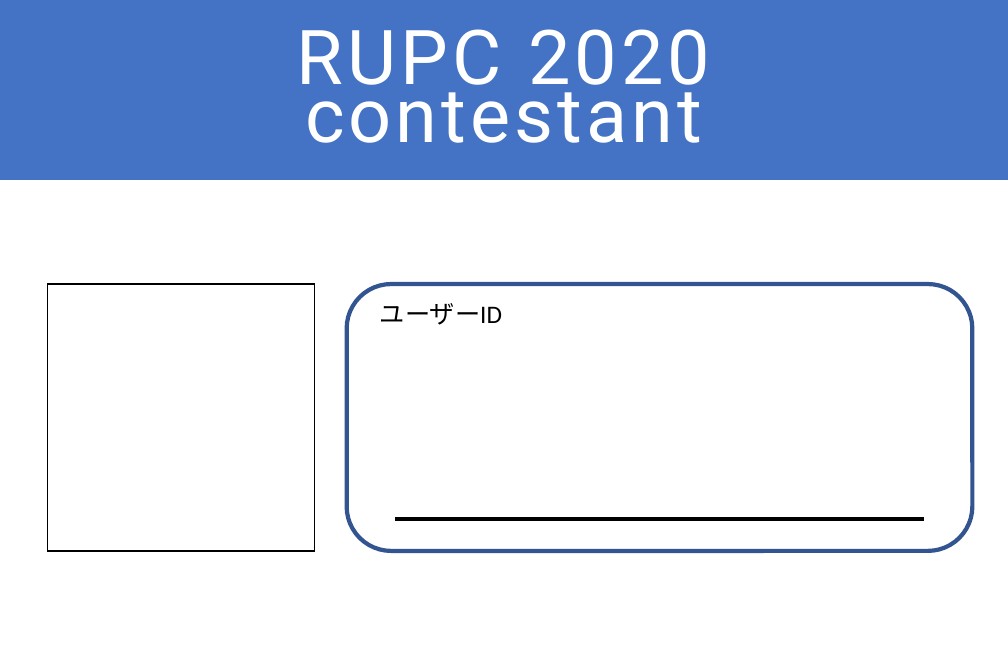
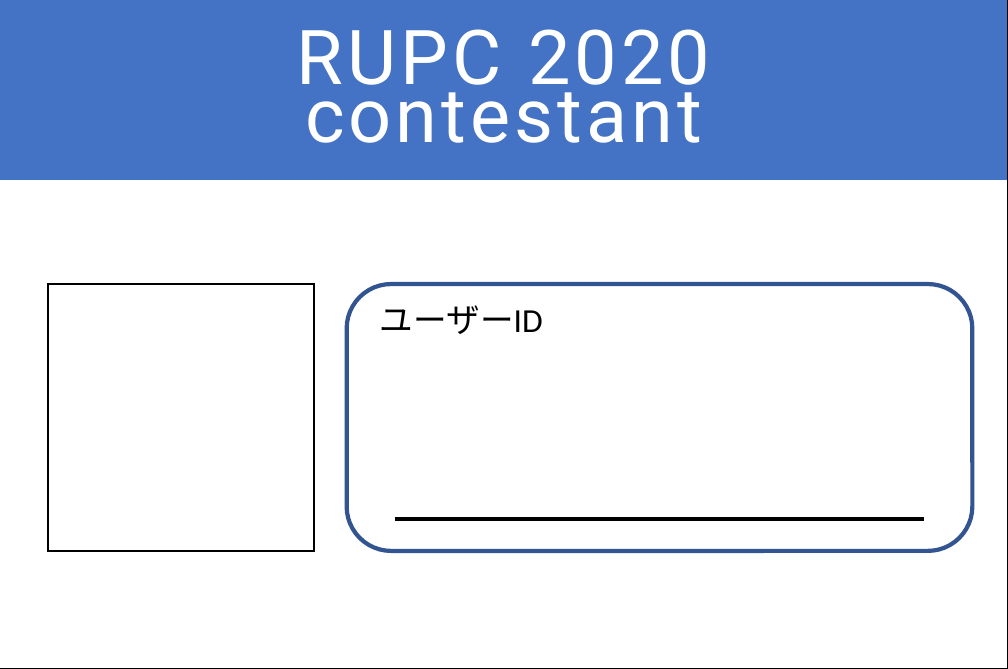
Before and after one commit to xryuseix/NAFUDA-generator, a slide deck: slide 1 of storage/default_images/template.pptx. Drawn at 1008x669 pixels with LibreOffice and Linux fonts; fonts in the diff are those of the drawing. Boxes give left, top, right and bottom in pixels: in the first picture for what was removed or moved away, otherwise in the second. Text is boxed around its words. In the diff, an @@ line names an element or a change of style, - is before the commit and + after.

```diff
--- a/storage/default_images/template.pptx
+++ b/storage/default_images/template.pptx
@@ rectangle added at <box>0,0,1008,669</box>, outline #000000 1.5 pt @@
@@ text "ユーザーID" at <box>380,305,543,334</box>: size 18 to 24 pt @@
```
Also in this commit, not shown: 4 other files.
